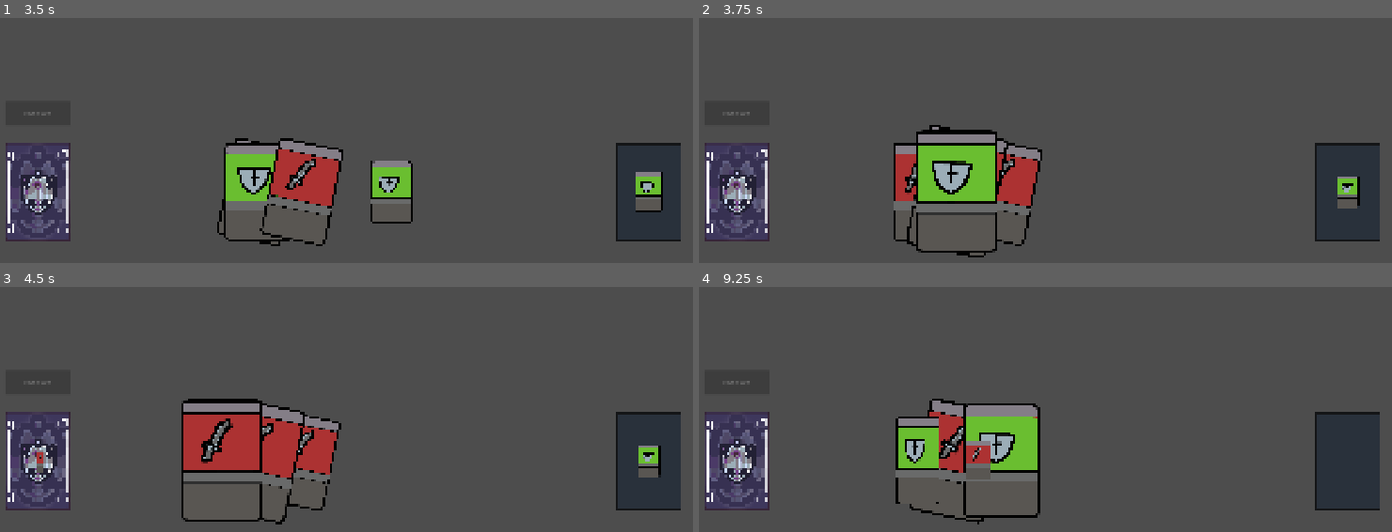
Above: before the commit, frames 1-4 (two rows, left to right).
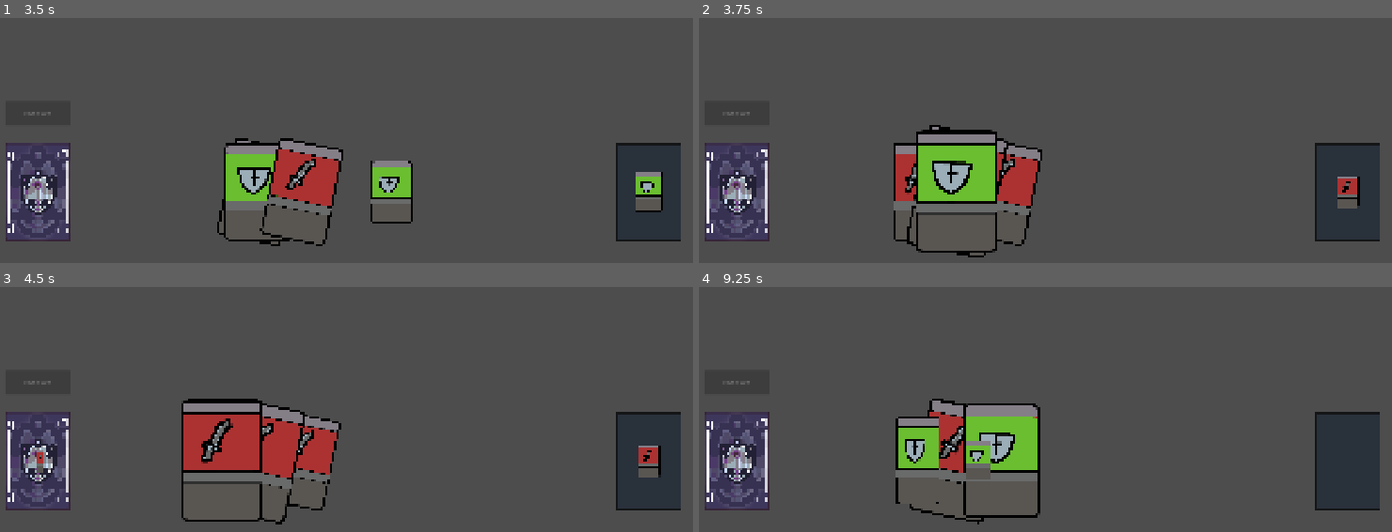
Above: after the commit, the same moments.

Repository: SevvyP/untitled
Game: Godot game, scene res://scenes/main.tscn
The game is run twice, just before and just after one commit, with the same random seed, the same clock (stepped at 60 frames per second) and the same inputs.
Inputs (mouse positions are in pixels of both pictures, inside the frame that each line leads up to):
- Up to frame 1 (3.5 s): click "End turn" at 0.5 s; drag from (304, 191) to (651, 191) at 1.27 s; click "End turn" at 2 s; drag from (256, 191) to (651, 191) at 2.77 s
- Up to frame 2 (3.75 s): move the mouse to (955, 191) at 3.52 s; click (955, 191) at 3.67 s
- Up to frame 3 (4.5 s): drag from (304, 460) to (62, 460) at 4.27 s
- Up to frame 4 (9.25 s): drag from (830, 460) to (1080, 331) at 5.02 s; click "End turn" at 5.75 s; drag from (990, 460) to (1350, 460) at 6.52 s; move the mouse to (955, 460) at 7.27 s; click (955, 460) at 7.42 s; tap Enter at 8 s; drag from (1003, 460) to (893, 353) at 8.02 s; drag from (1350, 460) to (976, 460) at 8.77 s

Frame 1 is identical in both runs. In frame 2, 0.2% of the frame differs, in the area x 92-95%, y 65-73%; in frame 3, 0.2%; in frame 4, 0.2%, in the area x 38-43%, y 64-73%.

Commit message:
fix: discard keeps displaying current top card

Diff:
--- a/scripts/main.gd
+++ b/scripts/main.gd
@@ -133,6 +133,7 @@
 		discard_reference.add_child(card_ref)
 		card_ref.global_position = discard_reference.global_position
 		deck.insert(0, card)
+		discard_top_card_reference.setup(card_ref.data)
 		var final_pos : Vector2 = deck_reference.global_position
 		var tween : Tween = get_tree().create_tween().set_ease(Tween.EASE_OUT).set_trans(Tween.TRANS_CUBIC)
 		tween.parallel().tween_property(card_ref, "global_position", final_pos, .2)
